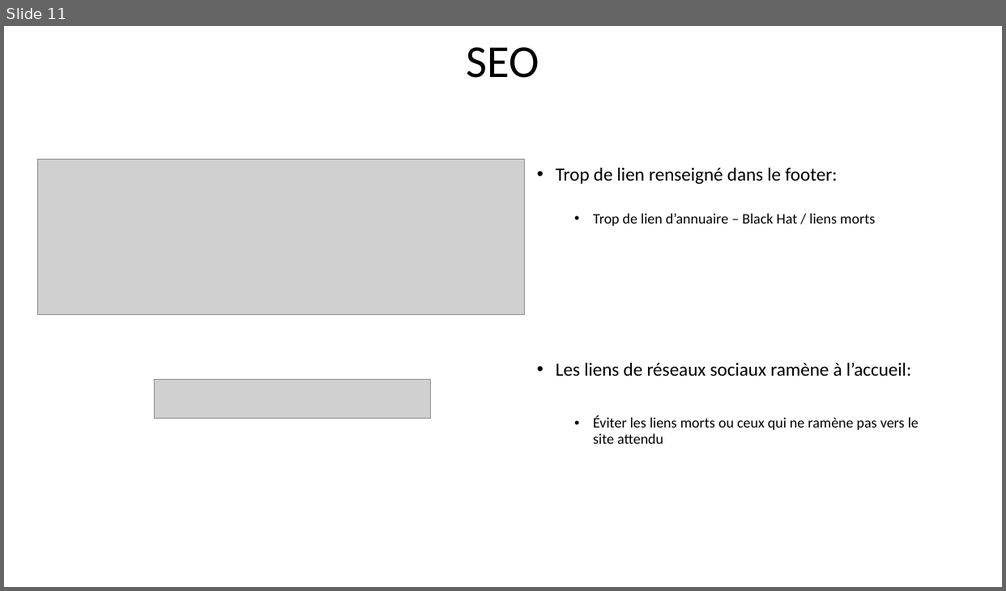
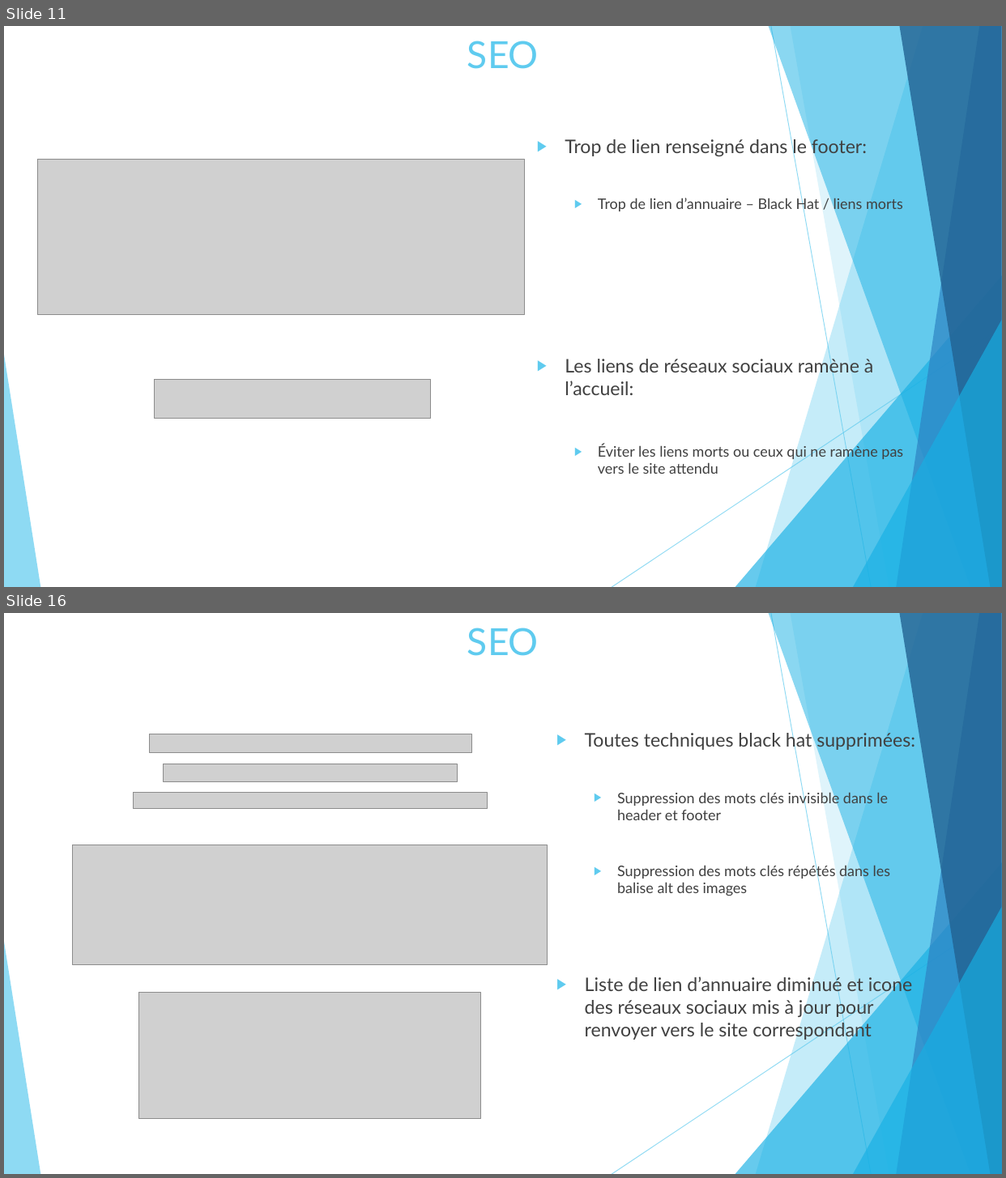
Before and after one commit to KinguBaka/TarikAboulhouda_4_16122020, a slide deck: Optimisez_un_site_web_existant.pptx. Shown one above the other, each under a label of ours: slide 11 before the commit, slides 11 and 16 after it; the slides between them are not shown. The pictures are 1006x591 and 1006x1178 pixels, drawn with LibreOffice and Linux fonts; fonts in the diff are those of the drawing; grey boxes stand for pictures. Boxes give left, top, right and bottom in pixels: in the first picture for what was removed or moved away, otherwise in the second. Text is boxed around its words. In the diff, an @@ line names an element or a change of style, - is before the commit and + after.

```diff
--- a/Optimisez_un_site_web_existant.pptx
+++ b/Optimisez_un_site_web_existant.pptx
@@ slide 16 added at [4, 613, 1002, 1174], background #FFFFFF; not listed: 10 template elements that a slide beside it also shows @@
@@ title added at [467, 628, 539, 656], 36 pt, text #5FCBEF @@
+SEO
@@ text added at [585, 730, 915, 1041], 18 pt, text #404040 @@
+▶ Toutes techniques black hat supprimées:
+  ▶ Suppression des mots clés invisible dans le header et footer
+  ▶ Suppression des mots clés répétés dans les balise alt des images
+▶ Liste de lien d’annuaire diminué et icone des réseaux sociaux mis à jour pour renvoyer vers le site correspondant
@@ picture added at [149, 735, 472, 753] @@
@@ picture added at [164, 764, 458, 781] @@
@@ picture added at [133, 793, 487, 809] @@
@@ picture added at [73, 845, 548, 965] @@
@@ picture added at [139, 993, 482, 1118] @@
@@ slide 11 changed as well @@
@@ title "SEO" at [467, 41, 539, 69]: size 44 to 36 pt, font Calibri to Lato, text colour #000000 to #5FCBEF; line spacing 0.9 to 1; vertical alignment middle to top @@
@@ text "Trop de lien renseigné dans ..." at [565, 139, 903, 474]: font Calibri to Lato, text colour #000000 to #404040; bullet • to ▶; line spacing 0.9 to 1; more space between paragraphs @@
@@ group added at [4, 26, 1002, 587]: 5 freeform shapes, 3 triangles, 2 lines @@
```
Also in this commit, not shown: 12 other slides changed, 2 other slides added, 1 slide removed, 1 other file.
